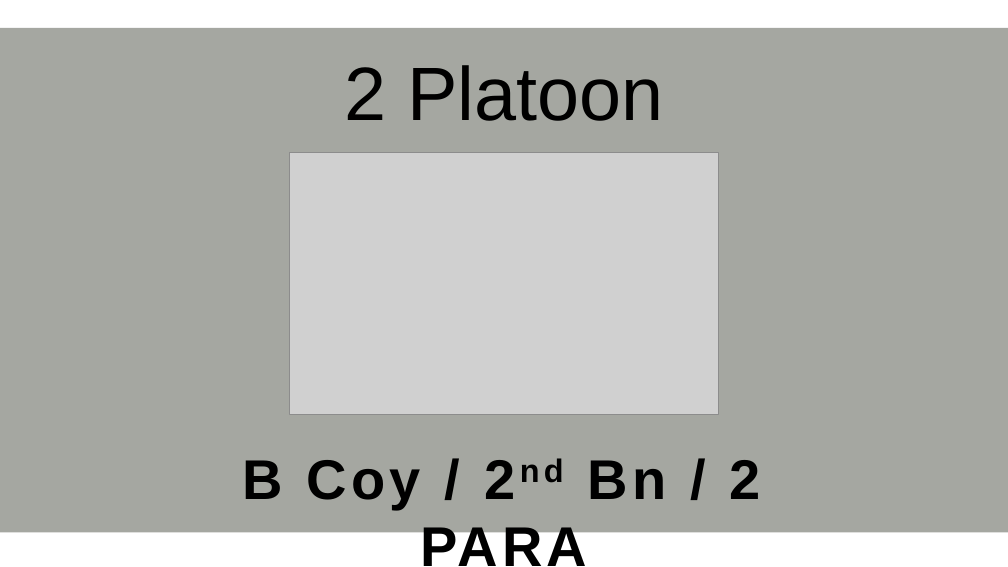
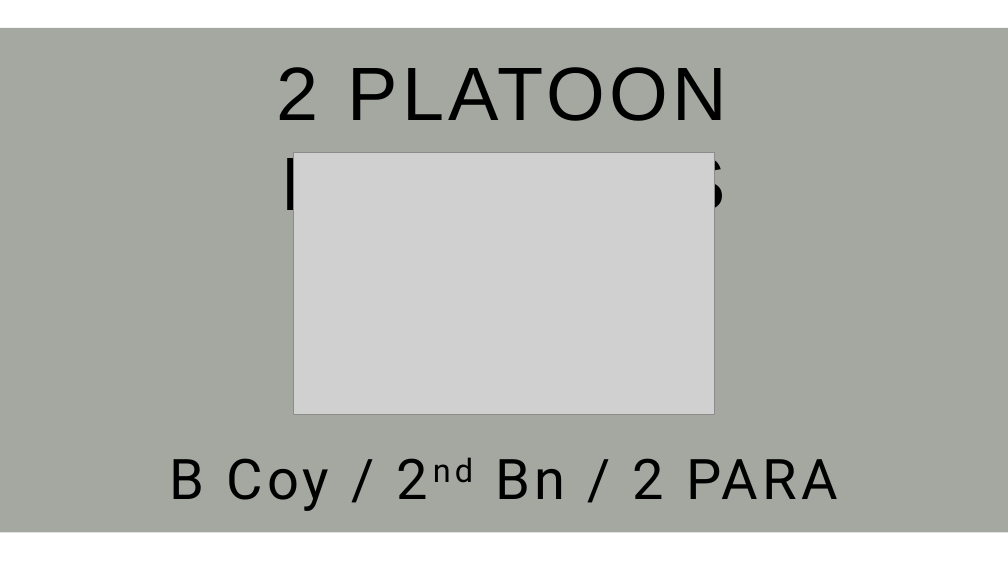
Before and after one commit to Eagle-Studios/2Para, a slide deck: slide 5 of _6_Extra Files/Custom Textures _2PARA.pptx. Drawn at 1008x567 pixels with LibreOffice and Linux fonts; fonts in the diff are those of the drawing; grey boxes stand for pictures. Boxes give left, top, right and bottom in pixels: in the first picture for what was removed or moved away, otherwise in the second. Text is boxed around its words. In the diff, an @@ line names an element or a change of style, - is before the commit and + after.

```diff
--- a/_6_Extra Files/Custom Textures _2PARA.pptx
+++ b/_6_Extra Files/Custom Textures _2PARA.pptx
@@ text at box(276, 67, 727, 224): text changed @@
-2 Platoon Barracks
+2 PLATOON BARRACKS
@@ picture: place and size @@
-picture at box(289, 152, 718, 415)
+picture at box(293, 152, 714, 415)
@@ text "B Coy / 2nd Bn ..." at box(170, 458, 837, 511): font Arial to Roboto, bold off @@
```
Also in this commit, not shown: 10 other slides changed, 3 slides added, 1 slide removed, 15 other files.
